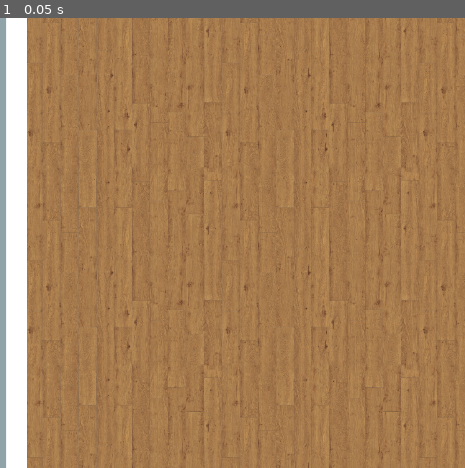
Above: before the commit, frame 1.
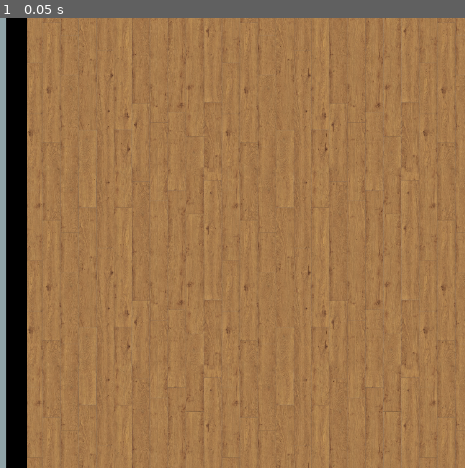
Above: after the commit, the same moment.

Repository: NoNormalDev/GameOff2025
Game: Godot game, scene res://scenes/game_plan.tscn
The game is run twice, just before and just after one commit, with the same random seed, the same clock (stepped at 60 frames per second) and the same inputs. The project has no main scene, so this scene is started directly.
Inputs:
- Up to frame 1 (0.05 s): no input

The runs differ from the first frame. In frame 1, 4.5% of the frame differs, in the area x 1-6%, y 0-100%.

Commit message:
progress

Diff:
--- a/scenes/game_plan.tscn
+++ b/scenes/game_plan.tscn
@@ -45,16 +45,26 @@
 code = "shader_type canvas_item;
 
 uniform vec2 size;
-uniform sampler2D tex;
+uniform sampler2D tex: filter_linear, repeat_enable;
+uniform float scale;
+uniform float brightness;
+
+void vertex() {
+	UV.x /= size.y/size.x;
+	UV *= scale;
+}
 
 void fragment() {
-	// Called for every pixel the material is visible on.
+	COLOR.rgb = texture(tex, UV).rgb * brightness;
 }
 "
 
 [sub_resource type="ShaderMaterial" id="ShaderMaterial_ljmk2"]
 shader = SubResource("Shader_ihj41")
-shader_parameter/size = Vector2(0, 0)
+shader_parameter/size = Vector2(50, 1080)
+shader_parameter/tex = ExtResource("2_q1e77")
+shader_parameter/scale = 0.0
+shader_parameter/brightness = 0.0
 
 [sub_resource type="QuadMesh" id="QuadMesh_ac0ro"]
 size = Vector2(50, 1080)
Binary file added: external/plywood_1k/plywood_diff_1k.jpg
Not shown, added: external/plywood_1k/source.txt
